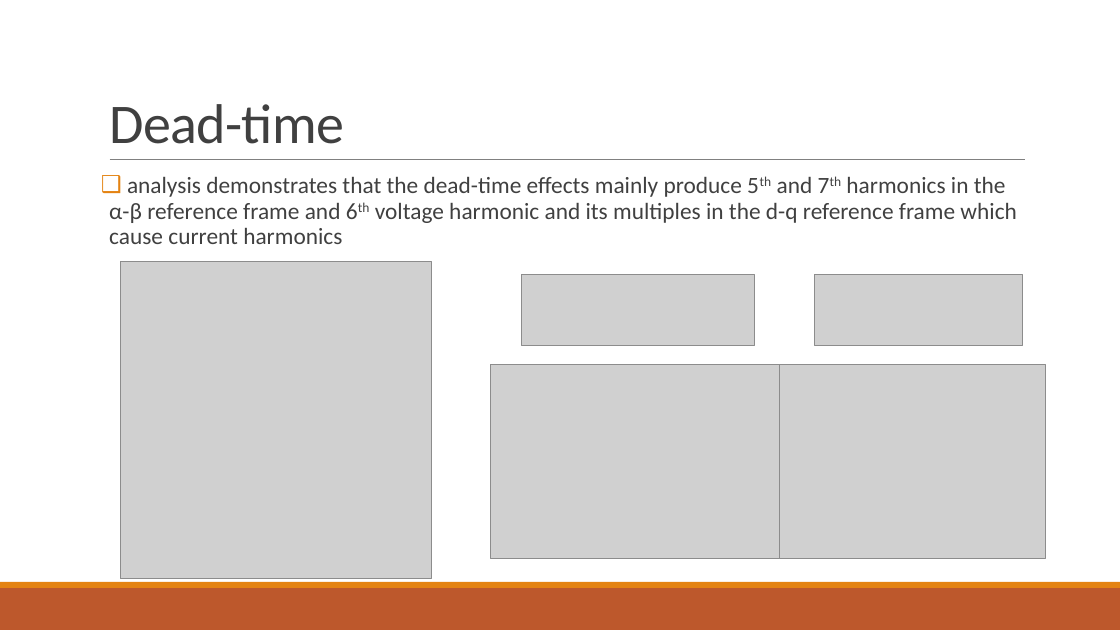
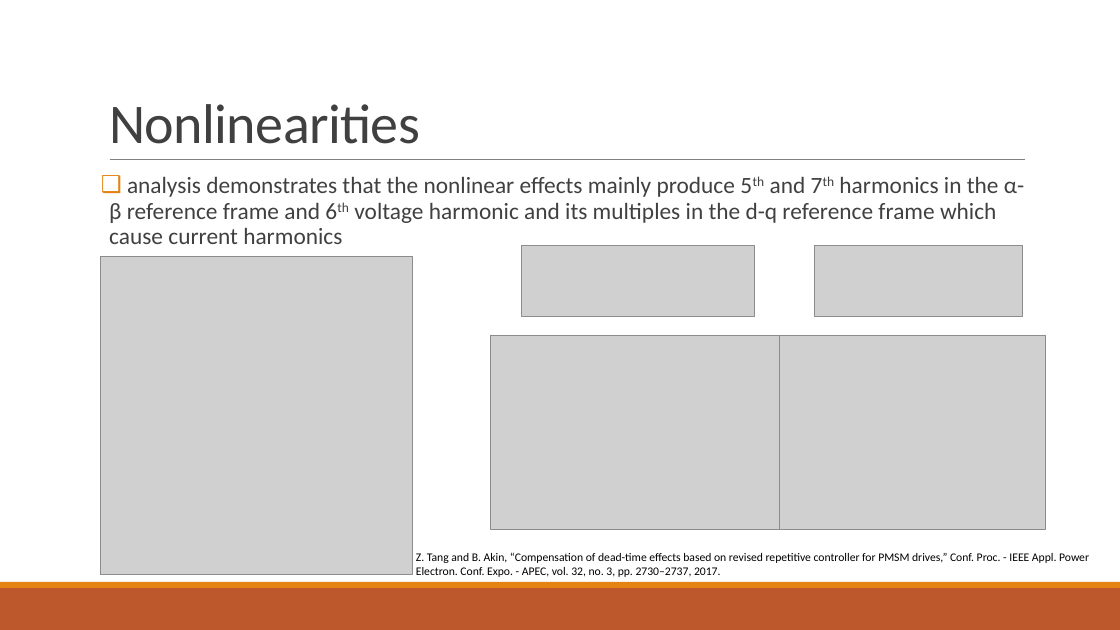
Before and after one commit to hyuruk/doktora, a slide deck: slide 7 of tik/tikMay2018.pptx (slide 5 before the commit). Drawn at 1120x630 pixels with LibreOffice and Linux fonts; fonts in the diff are those of the drawing; grey boxes stand for pictures. Boxes give left, top, right and bottom in pixels: in the first picture for what was removed or moved away, otherwise in the second. Text is boxed around its words. In the diff, an @@ line names an element or a change of style, - is before the commit and + after.

Commit message:
time plan, abstract and presentation is updated and will be checked

```diff
--- a/tik/tikMay2018.pptx
+++ b/tik/tikMay2018.pptx
@@ title at [109, 104, 420, 144]: text changed @@
-Dead-time
+Nonlinearities
@@ text at [109, 177, 1024, 244]: text changed @@
-❑ analysis demonstrates that the dead-time effects mainly produce 5th and 7th harmonics in the α-β reference frame and 6th voltage harmonic and its multiples in the d-q reference frame which cause current harmonics
+❑ analysis demonstrates that the nonlinear effects mainly produce 5th and 7th harmonics in the α-β reference frame and 6th voltage harmonic and its multiples in the d-q reference frame which cause current harmonics
@@ picture: place and size @@
-picture at [120, 261, 432, 579]
+picture at [101, 256, 413, 574]
@@ 4 pictures: place and size @@
-4 pictures at [491, 275, 1045, 559]
+4 pictures at [491, 245, 1045, 530]
@@ text added at [416, 552, 1089, 577], 10 pt, text #000000 @@
+Z. Tang and B. Akin, “Compensation of dead-time effects based on revised repetitive controller for PMSM drives,” Conf. Proc. - IEEE Appl. Power Electron. Conf. Expo. - APEC, vol. 32, no. 3, pp. 2730–2737, 2017.
```
Also in this commit, not shown: 11 other slides changed, 3 slides added, 1 slide removed, 2 other files.
